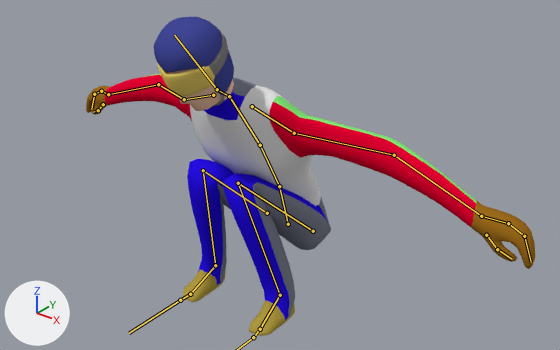
A saved change to the Blender file Assets/Models/Characters/jumper.blend.
One viewpoint serves both versions: a 50 mm lens placed at (1.279, -1.591, 1.329), pointed at (0.081, -0.093, 0.4). Every picture has the same lights, and +X, +Y and +Z are marked at lower left. Both versions are drawn at frame 0 of the action 'StruggleL-OneFrame'; the numbers are the values there. The bones that bend it are drawn over the model as lines.

In view in the first picture: 'Cube', 'Goggles', 'Helmet'.
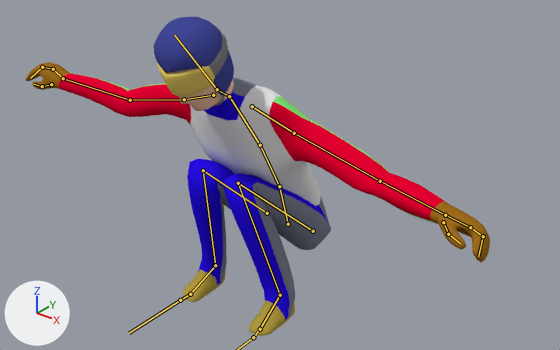
The edits, one by one:
Bone 'Upper Arm.L' (bone_upper_arm_l) turns from (-8, -13, 38) to (16, -37, 35) degrees about its own x, y and z.
Bone 'Lower Arm.L' (bone_lower_arm_l) turns from (0, 1, 7) to (5, -40, 23) degrees about its own x, y and z.
Bone 'Upper Arm.R' (bone_upper_arm_r) turns from (-8, 13, -38) to (14, 13, -43) degrees about its own x, y and z.
Bone 'Lower Arm.R' (bone_lower_arm_r) turns from (0, -1, -7) to (-20, 1, -33) degrees about its own x, y and z.

Location of each change, [x1, y1, x2, y2] in pixels of the pictures (560 x 350 px):
'Cube', posed: before [86, 69, 535, 336]; after [26, 62, 490, 336]
bone 'Upper Arm.L', root to tip: before (294, 133) to (394, 155); after (294, 133) to (380, 181)
bone 'Lower Arm.L', root to tip: before (394, 155) to (481, 216); after (380, 181) to (445, 215)
bone 'Upper Arm.R', root to tip: before (184, 99) to (158, 84); after (184, 99) to (130, 100)
bone 'Lower Arm.R', root to tip: before (158, 84) to (108, 94); after (130, 100) to (63, 78)
